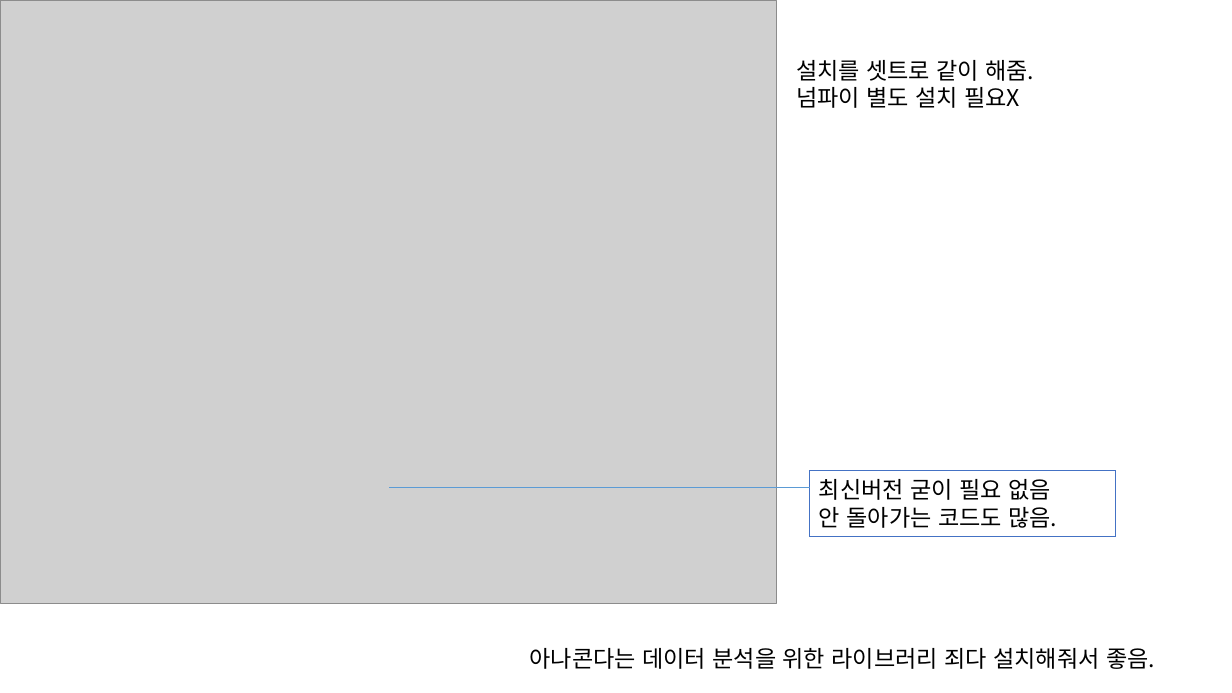
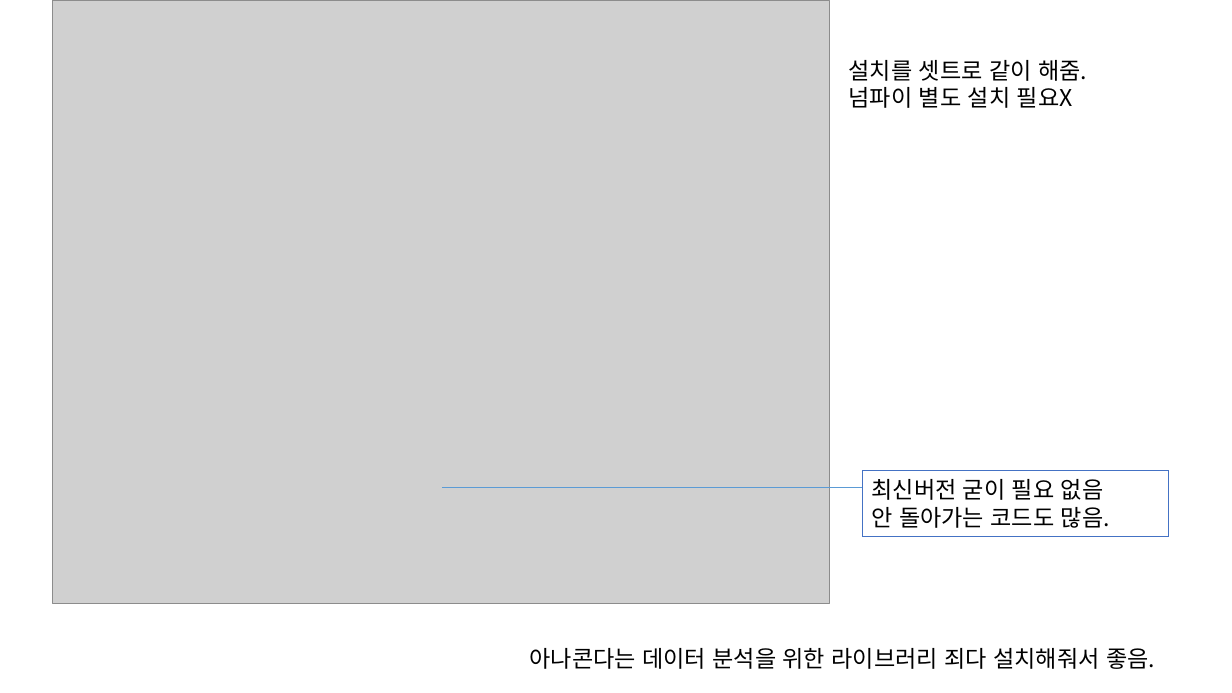
Before and after one commit to olA1ol/learning_data, a slide deck: slide 5 of 240127/class__.pptx. Drawn at 1232x693 pixels with LibreOffice and Linux fonts; fonts in the diff are those of the drawing; grey boxes stand for pictures. Boxes give left, top, right and bottom in pixels: in the first picture for what was removed or moved away, otherwise in the second. Text is boxed around its words. In the diff, an @@ line names an element or a change of style, - is before the commit and + after.

```diff
--- a/240127/class__.pptx
+++ b/240127/class__.pptx
@@ rectangle "최신버전 굳이 필요 없음": place and size @@
-rectangle "최신버전 굳이 필요 없음" at bbox=[810, 471, 1116, 537]
+rectangle "최신버전 굳이 필요 없음" at bbox=[862, 471, 1168, 537]
@@ 1 picture, 1 text, 1 line: place and size @@
-1 picture, 1 text, 1 line at bbox=[0, 0, 1034, 604]
+1 picture, 1 text, 1 line at bbox=[53, 0, 1087, 604]
```
Also in this commit, not shown: 1 slide added, 1 other file.
